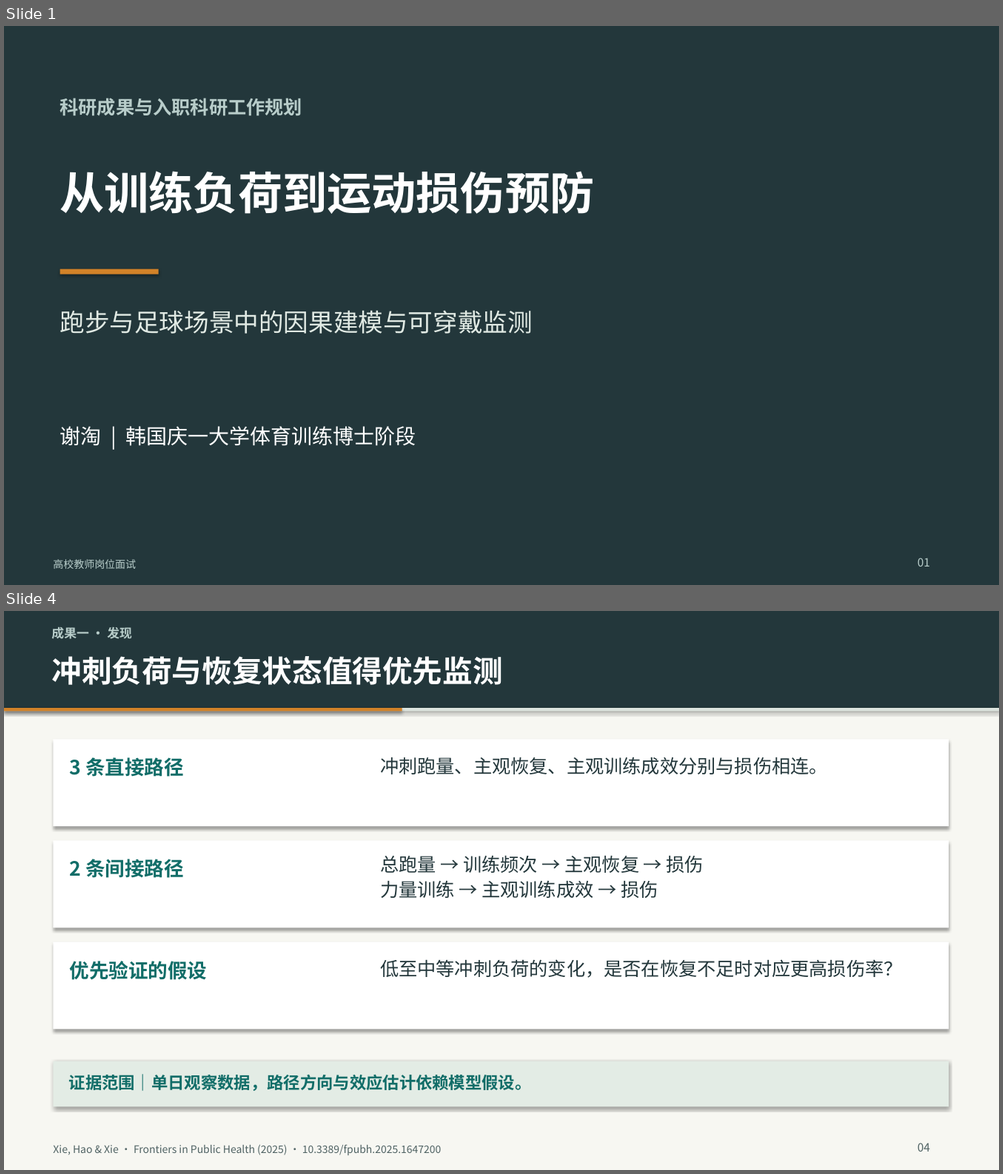
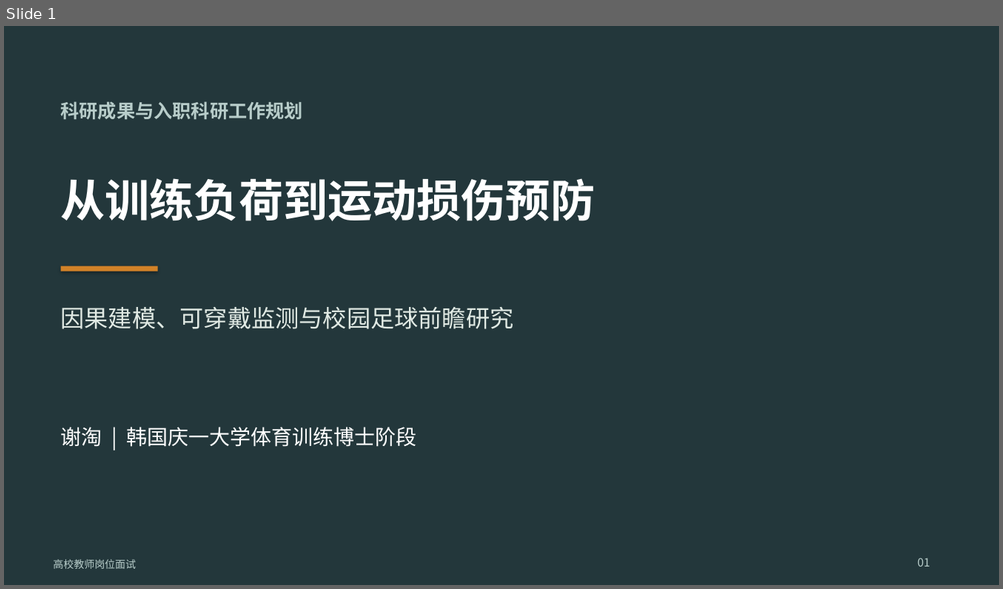
Before and after one commit to TaoXyjammy/DoctorLecture, a slide deck: 谢淘-高校面试科研汇报.pptx. Shown one above the other, each under a label of ours: slides 1 and 4 before the commit, slide 1 after it; the slides between them are not shown. The pictures are 1003x1174 and 1003x589 pixels, drawn with LibreOffice and Linux fonts; fonts in the diff are those of the drawing. Boxes give left, top, right and bottom in pixels: in the first picture for what was removed or moved away, otherwise in the second. Text is boxed around its words. In the diff, an @@ line names an element or a change of style, - is before the commit and + after.

```diff
--- a/谢淘-高校面试科研汇报.pptx
+++ b/谢淘-高校面试科研汇报.pptx
@@ slide 4 removed at (x1=4, y1=611, x2=999, y2=1170), background #F7F7F2 @@
@@ rectangle removed at (x1=4, y1=611, x2=999, y2=708) @@
@@ text removed at (x1=51, y1=627, x2=132, y2=639) @@
-成果一 · 发现
@@ text removed at (x1=51, y1=656, x2=502, y2=685) @@
-冲刺负荷与恢复状态值得优先监测
@@ rectangle removed at (x1=4, y1=708, x2=999, y2=711) @@
@@ rectangle removed at (x1=4, y1=708, x2=401, y2=711) @@
@@ rectangle removed at (x1=54, y1=739, x2=948, y2=826) @@
@@ text removed at (x1=70, y1=758, x2=184, y2=777) @@
-3 条直接路径
@@ text removed at (x1=380, y1=757, x2=828, y2=775) @@
-冲刺跑量、主观恢复、主观训练成效分别与损伤相连。
@@ rectangle removed at (x1=54, y1=841, x2=948, y2=928) @@
@@ text removed at (x1=70, y1=859, x2=184, y2=878) @@
-2 条间接路径
@@ text removed at (x1=380, y1=855, x2=703, y2=898) @@
-总跑量 → 训练频次 → 主观恢复 → 损伤
-力量训练 → 主观训练成效 → 损伤
@@ rectangle removed at (x1=54, y1=943, x2=948, y2=1030) @@
@@ text removed at (x1=70, y1=961, x2=208, y2=980) @@
-优先验证的假设
@@ text removed at (x1=380, y1=960, x2=902, y2=978) @@
-低至中等冲刺负荷的变化，是否在恢复不足时对应更高损伤率？
@@ rectangle removed at (x1=54, y1=1062, x2=948, y2=1107) @@
@@ text removed at (x1=69, y1=1074, x2=532, y2=1091) @@
-证据范围｜单日观察数据，路径方向与效应估计依赖模型假设。
@@ text removed at (x1=917, y1=1143, x2=930, y2=1152) @@
-04
@@ text removed at (x1=53, y1=1145, x2=441, y2=1156) @@
-Xie, Hao & Xie · Frontiers in Public Health (2025) · 10.3389/fpubh.2025.1647200
@@ slide 1 changed as well @@
@@ text "科研成果与入职科研工作规划" moved from (x1=60, y1=98, x2=303, y2=116) to (x1=61, y1=101, x2=304, y2=119) @@
@@ text "从训练负荷到运动损伤预防" moved from (x1=60, y1=171, x2=595, y2=214) to (x1=61, y1=178, x2=595, y2=221) @@
@@ rectangle moved from (x1=60, y1=269, x2=159, y2=275) to (x1=61, y1=266, x2=158, y2=272) @@
@@ text at (x1=61, y1=307, x2=514, y2=329): text changed; size 24 to 23 pt @@
-跑步与足球场景中的因果建模与可穿戴监测
+因果建模、可穿戴监测与校园足球前瞻研究
```
Also in this commit, not shown: 6 other slides changed, 10 slides added, 3 other slides removed.
